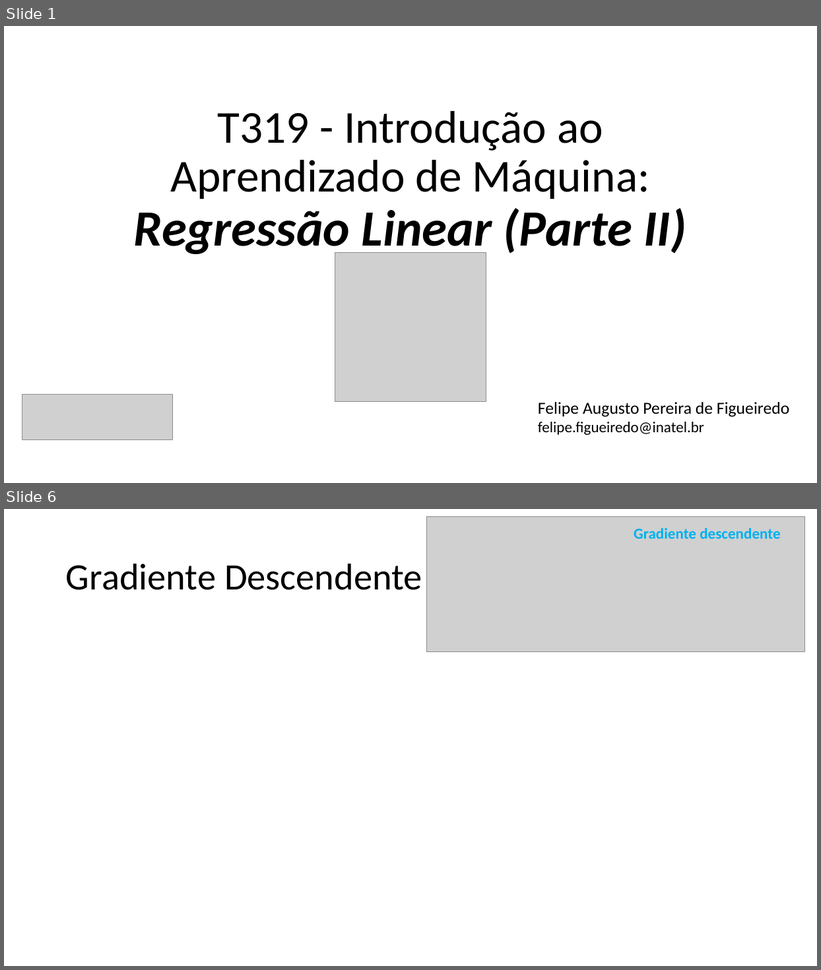
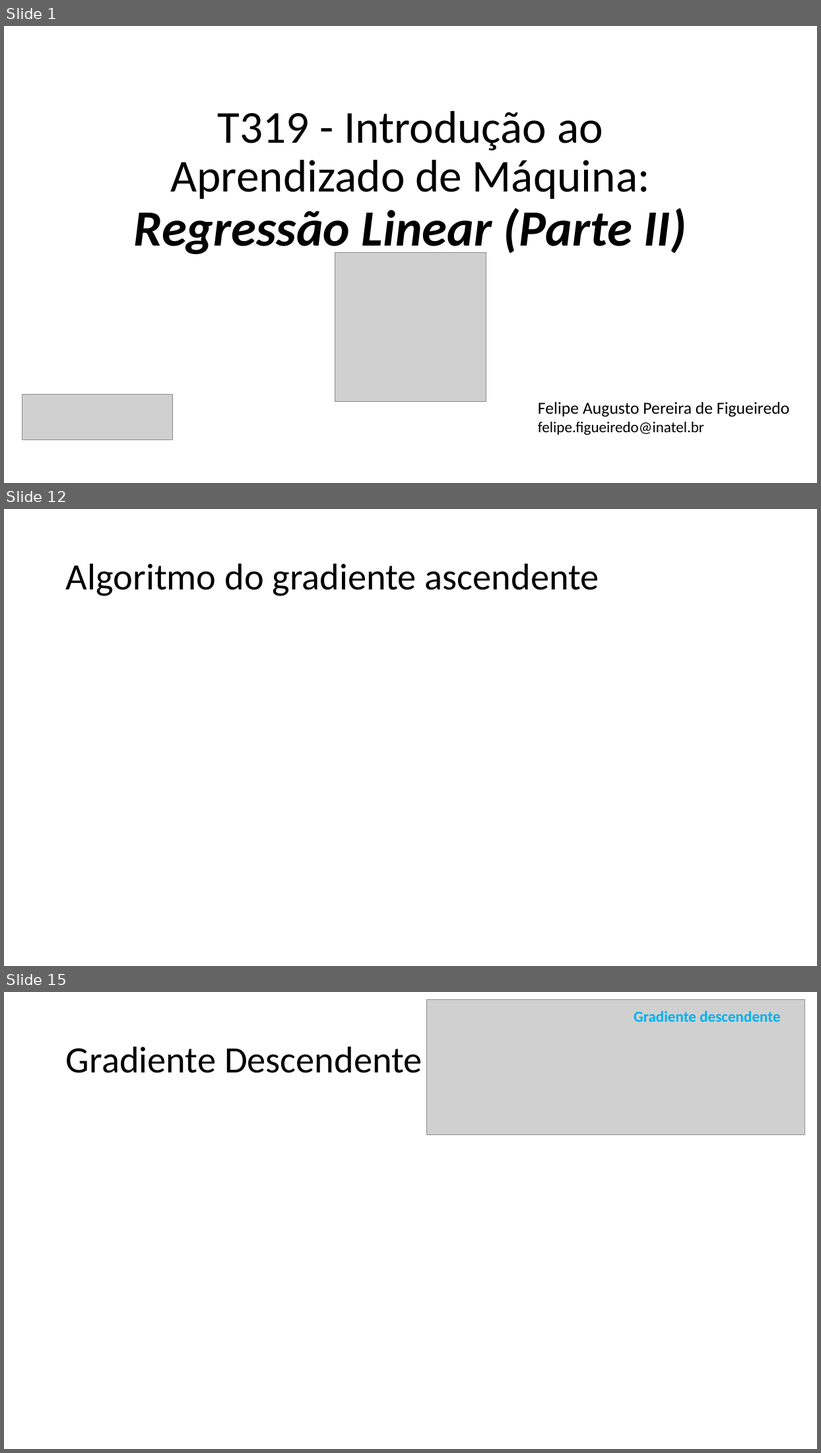
Before and after one commit to zz4fap/t319_aprendizado_de_maquina, a slide deck: slides/T319_Regressão_Linear (Parte II).pptx. Shown one above the other, each under a label of ours: slides 1 and 6 before the commit, slides 1, 12 and 15 after it; the slides between them are not shown. The pictures are 821x970 and 821x1453 pixels, drawn with LibreOffice and Linux fonts; fonts in the diff are those of the drawing; grey boxes stand for pictures. Boxes give left, top, right and bottom in pixels: in the first picture for what was removed or moved away, otherwise in the second. Text is boxed around its words. In the diff, an @@ line names an element or a change of style, - is before the commit and + after.

```diff
--- a/slides/T319_Regressão_Linear (Parte II).pptx
+++ b/slides/T319_Regressão_Linear (Parte II).pptx
@@ slide 12 added at [4,509,817,966], background #FFFFFF @@
@@ title added at [66,563,599,596], 44 pt, text #000000 @@
+Algoritmo do gradiente ascendente
@@ what was slide 6 is now slide 15 @@
```
Also in this commit, not shown: 2 slides changed, 16 other slides added, 2 slides removed, 5 other files.
